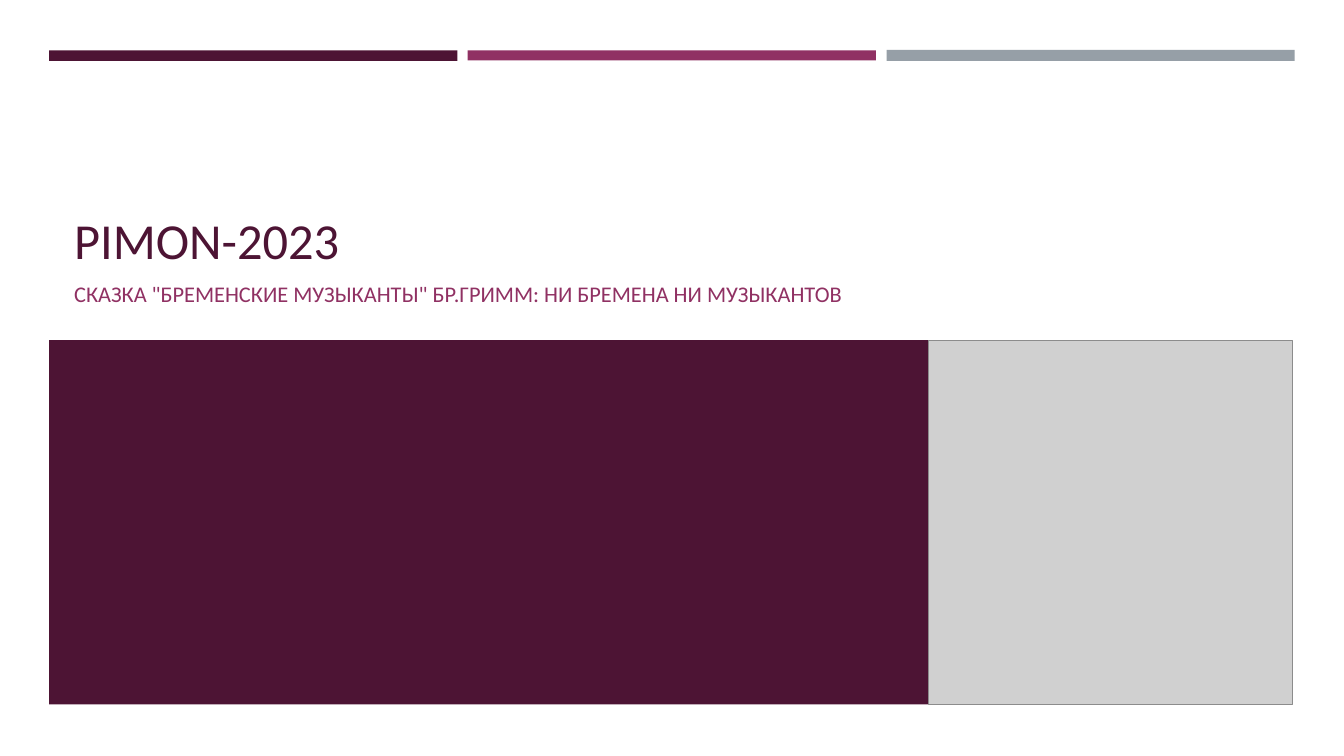
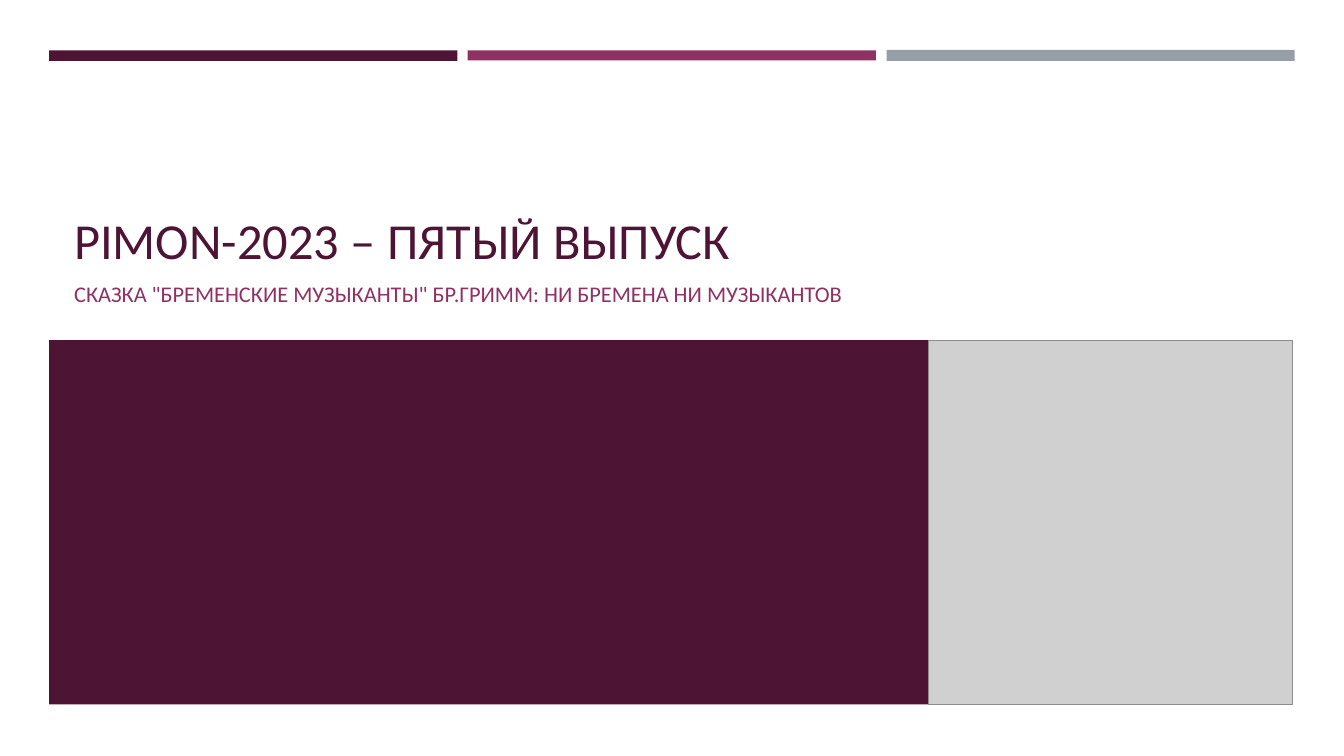
Before and after one commit to rsugio/PIMON, a slide deck: slide 1 of PIMON-2023/PIMON-2023.pptx. Drawn at 1344x756 pixels with LibreOffice and Linux fonts; fonts in the diff are those of the drawing; grey boxes stand for pictures. Boxes give left, top, right and bottom in pixels: in the first picture for what was removed or moved away, otherwise in the second. Text is boxed around its words. In the diff, an @@ line names an element or a change of style, - is before the commit and + after.

Commit message:
PIMON-2023 первый день

```diff
--- a/PIMON-2023/PIMON-2023.pptx
+++ b/PIMON-2023/PIMON-2023.pptx
@@ title at <box>74,218,730,260</box>: text changed @@
-PIMON-2023
+PIMON-2023 – ПЯТЫЙ ВЫПУСК
```
Also in this commit, not shown: 2 other slides changed, 3 slides added, 8 other files.
